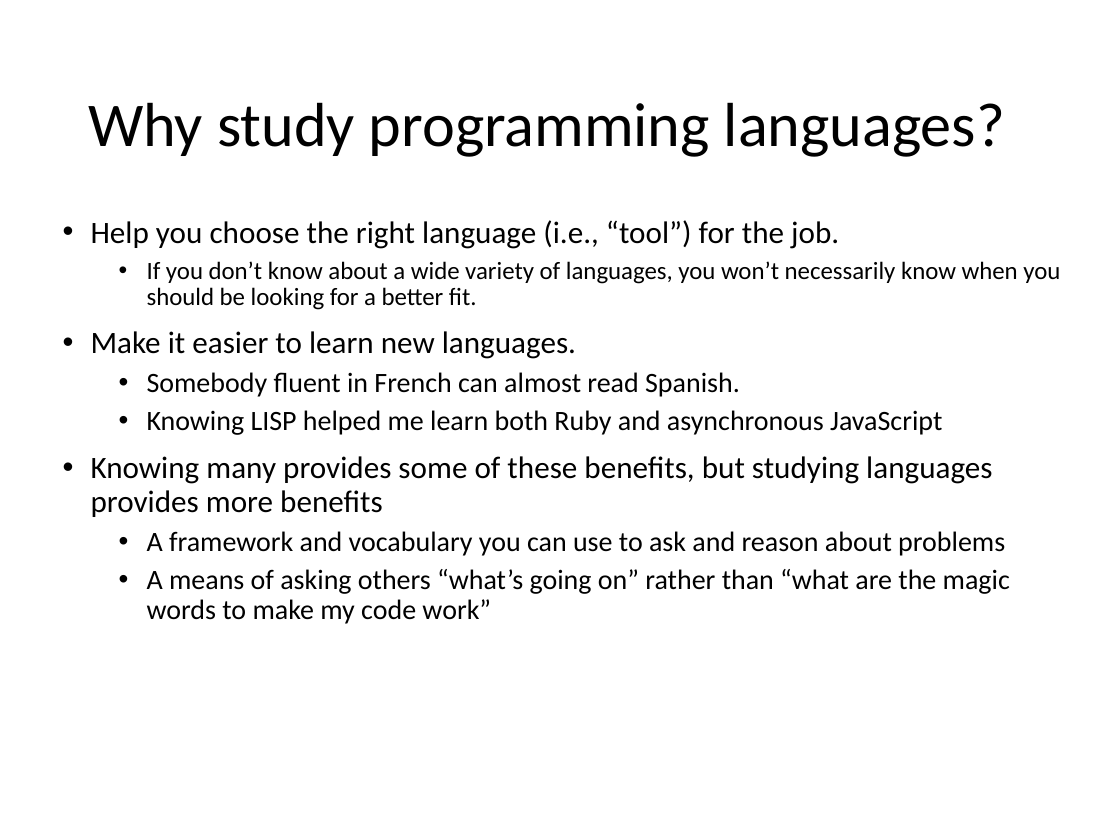
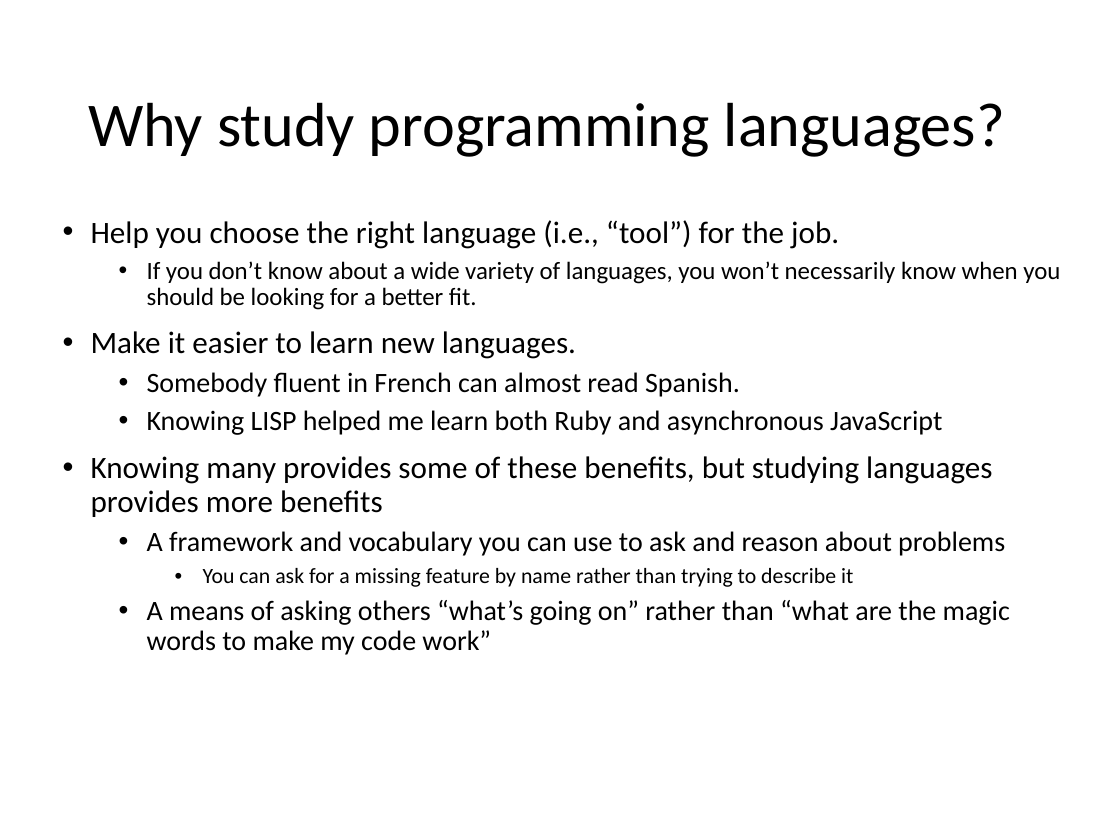
Before and after one commit to KurmasGVSU/KurmasGVSU.github.io, a slide deck: slide 8 of Teaching/Courses/W23/CIS343/LectureNotes/cis343_introduction.pptx. Drawn at 1120x840 pixels with LibreOffice and Linux fonts; fonts in the diff are those of the drawing. Boxes give left, top, right and bottom in pixels: in the first picture for what was removed or moved away, otherwise in the second. Text is boxed around its words. In the diff, an @@ line names an element or a change of style, - is before the commit and + after.

```diff
--- a/Teaching/Courses/W23/CIS343/LectureNotes/cis343_introduction.pptx
+++ b/Teaching/Courses/W23/CIS343/LectureNotes/cis343_introduction.pptx
@@ text at [203,568,853,587]: paragraph added @@
+    • You can ask for a missing feature by name rather than trying to describe it
```
Also in this commit, not shown: 1 other slide changed, 3 other files.
